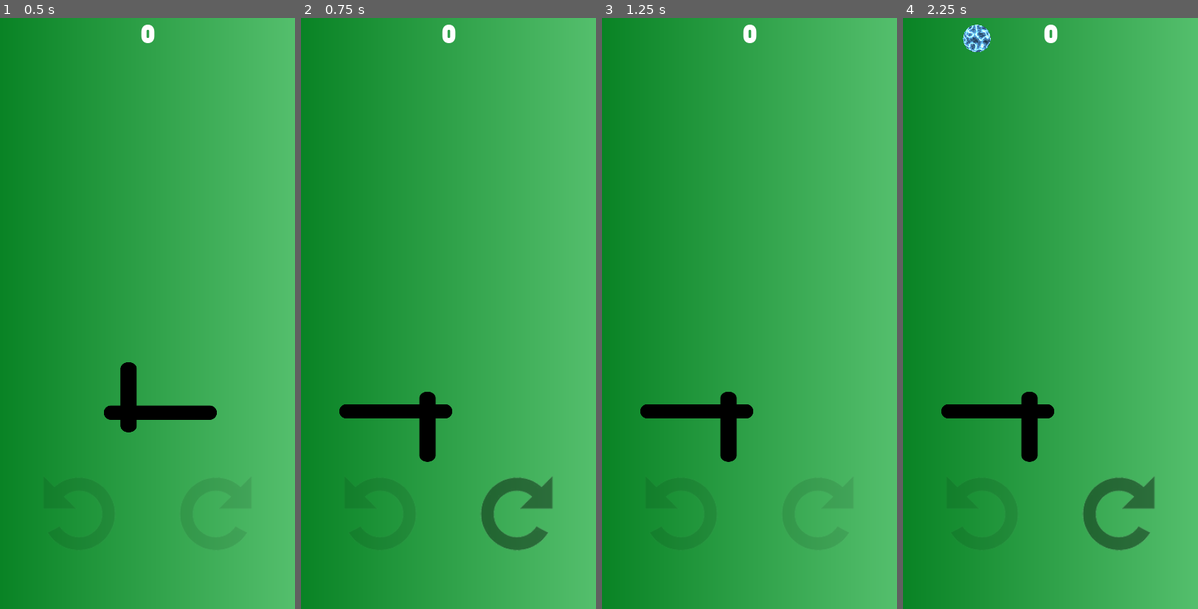
Above: before the commit, frames 1-4 (left to right).
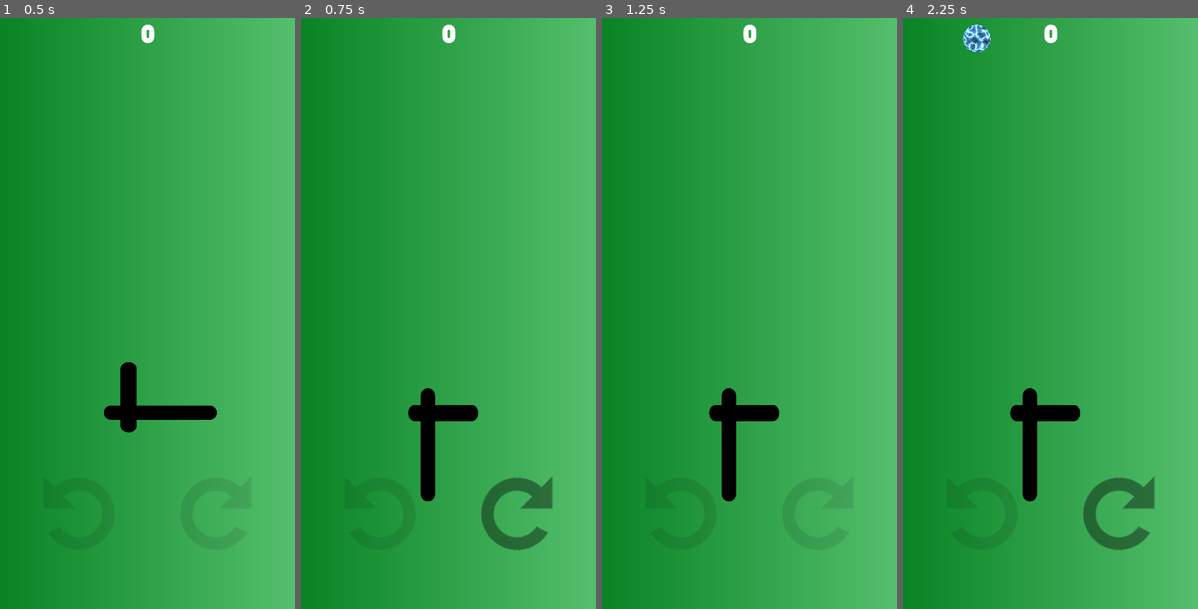
Above: after the commit, the same moments.

Repository: GameDev1041/Arcade_Game
Game: Godot game, scene res://Manager.tscn
Two runs of this game, one before a commit and one after it. Both use one fixed random seed, a clock stepped at 60 frames per second and the inputs below. This scene is started directly instead of the project's main scene.
Inputs (mouse positions are in pixels of both pictures, inside the frame that each line leads up to):
- Up to frame 1 (0.5 s): no input
- Up to frame 2 (0.75 s): tap Enter at 0.5 s; move the mouse to (513, 283) at 0.52 s; hold Right (ui_right) from 0.53 s (still down); click (513, 283) at 0.67 s
- Up to frame 3 (1.25 s): keep holding Right (ui_right)
- Up to frame 4 (2.25 s): tap Space at 1.25 s; move the mouse to (991, 343) at 1.27 s; release Right (ui_right) at 1.28 s; hold Left (ui_left) 1.28-2.03 s; click (991, 343) at 1.42 s; tap Enter at 2 s; move the mouse to (1080, 183) at 2.02 s; hold Right (ui_right) from 2.03 s (still down); click (1080, 183) at 2.17 s

Frame 1 is identical in both runs. In frame 2, 1.3% of the frame differs, in the area x 13-61%, y 62-82%; in frame 3, 1.3%; in frame 4, 1.3%.

Commit message:
Main menu and some clean code added

Diff:
--- /dev/null
+++ b/In-Game_UI.tscn
@@ -0,0 +1,16 @@
+[gd_scene format=2]
+
+[node name="In-Game_UI" type="Control" index="0"]
+
+anchor_left = 0.0
+anchor_top = 0.0
+anchor_right = 0.0
+anchor_bottom = 0.0
+margin_right = 40.0
+margin_bottom = 40.0
+rect_pivot_offset = Vector2( 0, 0 )
+rect_clip_content = false
+mouse_filter = 0
+mouse_default_cursor_shape = 0
+size_flags_horizontal = 1
+size_flags_vertical = 1
--- /dev/null
+++ b/Level_2.tscn
@@ -0,0 +1,3 @@
+[gd_scene format=2]
+
+[node name="Level_2" type="Node2D"]
--- a/MainMenu.gd
+++ b/MainMenu.gd
@@ -2,14 +2,22 @@
 
 var item_selected = 0
 var screen_size = Vector2()
+var total_levels = 0
+var levels_list = []
 func _ready():
 	screen_size = get_viewport().get_visible_rect().size
 	get_node("ColorRect").rect_size = screen_size
+	total_levels = get_node("Themes").get_child_count()-1
+
+	#### insert  levels here and update icon in Themes
+	for i in range(0,total_levels):
+		levels_list.append("res://Manager.tscn")
 	pass
 
 func _on_Play_TextureButton_pressed():
 #	print("debug play")
-	get_tree().change_scene_to(load("res://Manager.tscn"))
+	get_tree().change_scene_to(load(levels_list[item_selected]))
+
 	pass # replace with function body
 
 #func _process(delta):
@@ -18,7 +26,11 @@
 #	print("debug left")
 	get_node("Themes").rotate_left = true
 	get_node("Themes").rotate_play = true
-	item_selected += 1
+	if(item_selected >= total_levels-1):
+		item_selected = 0
+	else:
+		item_selected += 1
+	print(item_selected)
 	pass # replace with function body
 
 
@@ -26,5 +38,9 @@
 #	print("debug right")
 	get_node("Themes").rotate_right = true
 	get_node("Themes").rotate_play = true
-	item_selected -= 1
+	if(item_selected <= 0):
+		item_selected = total_levels-1
+	else:
+		item_selected -= 1
+	print(item_selected)
 	pass # replace with function body
--- a/Manager.gd
+++ b/Manager.gd
@@ -4,6 +4,7 @@
 var obsHold = Array()
 
 onready var diamonds = load("res://diamonds.tscn")
+onready var paddle = load("res://Paddle.tscn")
 var diamondsHold
 var ball_diameter = 110
 
@@ -28,6 +29,7 @@
 var timeTrack = 0
 #### downwards force
 var initial_fall_speed = 12
+var rotation_sides = 4
 
 func _ready():
 	screen_size = get_viewport().get_visible_rect().size
@@ -36,7 +38,7 @@
 	get_node("VBoxContainer/HBoxContainer/anti-clock").modulate.a = 0.1
 	get_node("VBoxContainer/HBoxContainer/clock").modulate.a = 0.1
 	randomize()
-	get_node("Paddle").position = Vector2(screen_size.x/2 - (512/7),screen_size.y/1.5)
+#	get_node("Paddle").position = Vector2(screen_size.x/2 - (512/7),screen_size.y/1.5)
 	point11 = Vector2(330,-200)
 	point12 = Vector2(871,-200)
 	point21 = Vector2(320,-200)
@@ -68,6 +70,14 @@
 	obsHold[1].position = pointsArray[1] + Vector2(0,-220)
 	obsHold[1].velocity = 0
 	get_node("GameOver").visible = false
+
+	var tempPaddle = paddle.instance()
+	add_child(tempPaddle)
+	tempPaddle.set_rotation(4)# = rotation_sides
+	tempPaddle.set_positions(Vector2(screen_size.x/2 - (512/7),screen_size.y/1.5))# = Vector2(screen_size.x/2 - (512/7),screen_size.y/1.5)
+#	tempPaddle.position = Vector2(screen_size.x/2 - (512/7),screen_size.y/1.5)
+#	tempPaddle.rotation_sides = rotation_sides
+
 #	diamondsHold = diamonds.instance()
 #	diamondsHold.position = Vector2(-500,-100)
 #	add_child(diamondsHold)
@@ -98,7 +108,7 @@
 		get_tree().paused = true
 		get_node("GameOver/VBoxContainer/HBoxContainer/VBoxContainer/HBoxContainer/Scored").text = str("Scored : ",score)
 	timeTrack += 1
-	print(timeTrack)
+#	print(timeTrack)
 
 	pass
 
--- a/Manager.tscn
+++ b/Manager.tscn
@@ -1,12 +1,11 @@
-[gd_scene load_steps=14 format=2]
+[gd_scene load_steps=13 format=2]
 
 [ext_resource path="res://Manager.gd" type="Script" id=1]
-[ext_resource path="res://Paddle.tscn" type="PackedScene" id=2]
-[ext_resource path="res://Hud.tscn" type="PackedScene" id=3]
-[ext_resource path="res://res/anti-clock.png" type="Texture" id=4]
-[ext_resource path="res://res/clockWise.png" type="Texture" id=5]
-[ext_resource path="res://GameOver.gd" type="Script" id=6]
-[ext_resource path="res://fonts/BAUHS93.TTF" type="DynamicFontData" id=7]
+[ext_resource path="res://Hud.tscn" type="PackedScene" id=2]
+[ext_resource path="res://res/anti-clock.png" type="Texture" id=3]
+[ext_resource path="res://res/clockWise.png" type="Texture" id=4]
+[ext_resource path="res://GameOver.gd" type="Script" id=5]
+[ext_resource path="res://fonts/BAUHS93.TTF" type="DynamicFontData" id=6]
 
 [sub_resource type="Gradient" id=1]
 
@@ -43,10 +42,10 @@
 size = 80
 use_mipmaps = false
 use_filter = false
-font_data = ExtResource( 7 )
+font_data = ExtResource( 6 )
 _sections_unfolded = [ "Font", "Settings" ]
 
-[node name="Manager" type="Node2D" index="0"]
+[node name="Manager" type="Node2D"]
 
 script = ExtResource( 1 )
 
@@ -69,11 +68,9 @@
 stretch_mode = 0
 _sections_unfolded = [ "Rect" ]
 
-[node name="Paddle" parent="." index="1" instance=ExtResource( 2 )]
-
-[node name="Hud" parent="." index="2" instance=ExtResource( 3 )]
-
-[node name="VBoxContainer" type="VBoxContainer" parent="." index="3"]
+[node name="Hud" parent="." index="1" instance=ExtResource( 2 )]
+
+[node name="VBoxContainer" type="VBoxContainer" parent="." index="2"]
 
 anchor_left = 0.0
 anchor_top = 0.0
@@ -148,11 +145,11 @@
 mouse_default_cursor_shape = 0
 size_flags_horizontal = 1
 size_flags_vertical = 1
-texture = ExtResource( 5 )
+texture = ExtResource( 4 )
 stretch_mode = 5
 _sections_unfolded = [ "Rect" ]
 
-[node name="GameOver" type="Control" parent="." index="4"]
+[node name="GameOver" type="Control" parent="." index="3"]
 
 pause_mode = 2
 anchor_left = 0.0
--- a/Paddle.gd
+++ b/Paddle.gd
@@ -1,19 +1,22 @@
 extends Node2D
 
 var screen_size = Vector2()
-
+var rotation_sides
 func _ready():
 	screen_size = get_viewport().get_visible_rect().size
+	set_process(false)
+	get_tree().paused = true
 	pass
 
 func _process(delta):
 	if Input.is_action_just_pressed("ui_right"):
 #		get_node("Sprite").set_rotation(deg2rad(90))
-		get_node("Sprite").rotation += deg2rad(90)
+		get_node("Sprite").rotation += deg2rad(360/rotation_sides)
+		print(rotation_sides)
 
 	if Input.is_action_just_pressed("ui_left"):
 #		get_node("Sprite").set_rotation(deg2rad(-90))
-		get_node("Sprite").rotation -= deg2rad(90)
+		get_node("Sprite").rotation -= deg2rad(360/rotation_sides)
 	pass
 
 func _input(event):
@@ -21,12 +24,21 @@
 		var touchPos = get_viewport().get_mouse_position()
 		if event.pressed:
 			if touchPos.x < (screen_size.x/2):
-				get_node("Sprite").rotation -= deg2rad(90)
+				get_node("Sprite").rotation -= deg2rad(360/rotation_sides)
 				get_parent().get_node("VBoxContainer/HBoxContainer/anti-clock").modulate.a = 0.4
 			else:
-				get_node("Sprite").rotation += deg2rad(90)
+				get_node("Sprite").rotation += deg2rad(360/rotation_sides)
 				get_parent().get_node("VBoxContainer/HBoxContainer/clock").modulate.a = 0.4
 		if not event.pressed:
 			print("Mumbai")
 			get_parent().get_node("VBoxContainer/HBoxContainer/anti-clock").modulate.a = 0.1
 			get_parent().get_node("VBoxContainer/HBoxContainer/clock").modulate.a = 0.1
+
+
+func set_rotation(what_rotations):
+	rotation_sides = what_rotations
+
+func set_positions(what_positions):
+	position = what_positions
+	get_tree().paused = false
+	set_process(false)
--- a/Themes.gd
+++ b/Themes.gd
@@ -10,18 +10,23 @@
 var rotate_play_amount = 0
 var rotate_speed = 5
 var total_rotation = 0
-
+var total_number_of_paddles = 0
 
 func _ready():
+	total_number_of_paddles = get_child_count() - 1
+#	print(get_child(4).name)
 	pivot_location = get_viewport().get_visible_rect().size.x/5
-	$First.offset = Vector2(0,-pivot_location)
-	$First.rotation = deg2rad(0)
-	$Second.offset = Vector2(0,-pivot_location)
-	$Second.rotation = deg2rad(90)
-	$Third.offset = Vector2(0,-pivot_location)
-	$Third.rotation = deg2rad(180)
-	$Fourth.offset = Vector2(0,-pivot_location)
-	$Fourth.rotation = deg2rad(270)
+	for i in range(0,total_number_of_paddles):
+		get_child(i).offset = Vector2(0,-pivot_location)
+		get_child(i).rotation = deg2rad(i*(360/total_number_of_paddles))
+#	$First.offset = Vector2(0,-pivot_location)
+#	$First.rotation = deg2rad(0)
+#	$Second.offset = Vector2(0,-pivot_location)
+#	$Second.rotation = deg2rad(90)
+#	$Third.offset = Vector2(0,-pivot_location)
+#	$Third.rotation = deg2rad(180)
+#	$Fourth.offset = Vector2(0,-pivot_location)
+#	$Fourth.rotation = deg2rad(270)
 
 	pass
 
@@ -44,12 +49,13 @@
 #		rotate_each += 1
 
 #	print(abs(rotate_each))
-	if rotate_each > 89 or rotate_each < -89:
+	if rotate_each > (360/total_number_of_paddles)-1 or rotate_each < -(360/total_number_of_paddles)+1:
 		total_rotation = total_rotation+rotate_each
 		rotate_each = 0
 		rotate_right = false
 		rotate_left = false
 
+	## whAT is 119 dont remember
 	if rotate_play_amount > 119 or rotate_play_amount <-119:
 		rotate_play_amount = 0
 		rotate_play = false
@@ -66,10 +72,12 @@
 		if rotate_right:
 			rotate_play_amount += rotate_speed + int(rotate_speed * 0.5)
 
-
-	$First.rotation = deg2rad(0+total_rotation+rotate_each)
-	$Second.rotation = deg2rad(90+total_rotation+rotate_each)
-	$Third.rotation = deg2rad(180+total_rotation+rotate_each)
-	$Fourth.rotation = deg2rad(270+total_rotation+rotate_each)
+	for i in range(0,total_number_of_paddles):
+		print()
+		get_child(i).rotation = deg2rad((i*(360/total_number_of_paddles))+total_rotation+rotate_each)
+#	$First.rotation = deg2rad(0+total_rotation+rotate_each)
+#	$Second.rotation = deg2rad(90+total_rotation+rotate_each)
+#	$Third.rotation = deg2rad(180+total_rotation+rotate_each)
+#	$Fourth.rotation = deg2rad(270+total_rotation+rotate_each)
 	$play_button.rotation = deg2rad((-rotate_play_amount))
 	pass
--- a/Themes.tscn
+++ b/Themes.tscn
@@ -5,7 +5,7 @@
 [ext_resource path="res://res/left_arrow.png" type="Texture" id=3]
 [ext_resource path="res://res/play.png" type="Texture" id=4]
 
-[node name="Themes" type="Node2D" index="0"]
+[node name="Themes" type="Node2D"]
 
 position = Vector2( 505.789, 1735.24 )
 script = ExtResource( 1 )
@@ -13,24 +13,28 @@
 
 [node name="First" type="Sprite" parent="." index="0"]
 
+position = Vector2( 30, 40 )
 scale = Vector2( 5, 5 )
 texture = ExtResource( 2 )
 _sections_unfolded = [ "Offset", "Transform" ]
 
 [node name="Second" type="Sprite" parent="." index="1"]
 
+position = Vector2( 30, 40 )
 scale = Vector2( 5, 5 )
 texture = ExtResource( 3 )
 _sections_unfolded = [ "Transform" ]
 
 [node name="Third" type="Sprite" parent="." index="2"]
 
+position = Vector2( 30, 40 )
 scale = Vector2( 5, 5 )
 texture = ExtResource( 3 )
 _sections_unfolded = [ "Transform", "Z Index" ]
 
 [node name="Fourth" type="Sprite" parent="." index="3"]
 
+position = Vector2( 30, 40 )
 scale = Vector2( 5, 5 )
 texture = ExtResource( 3 )
 _sections_unfolded = [ "Transform" ]
Not shown: 3 places in Manager.tscn that only renumber resources
Binary file added: res/level_2.png
Not shown, added: res/level_2.png.import
